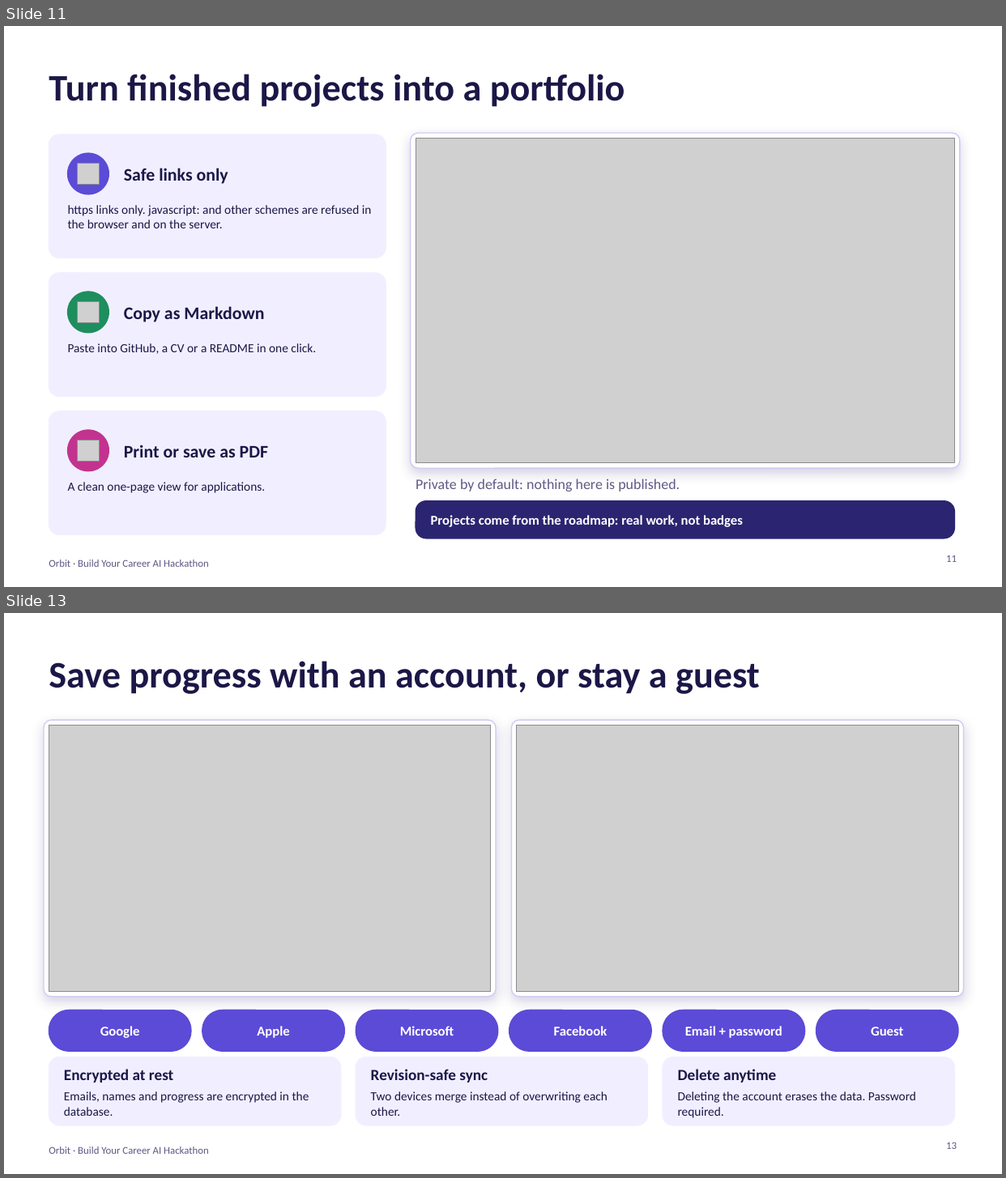
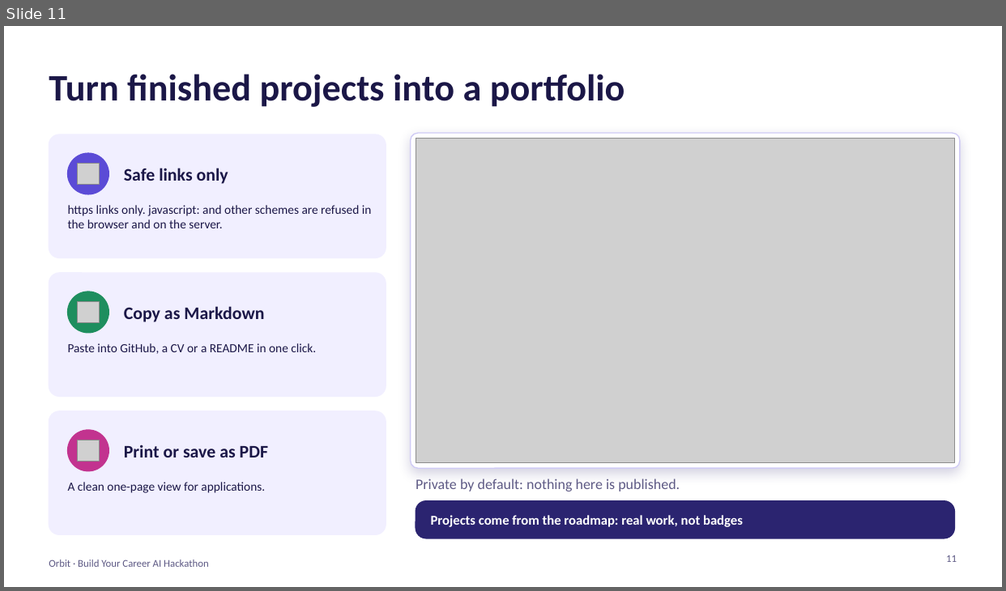
Before and after one commit to 111Reihan/AI-Powered-Career-Development-Hackathon, a slide deck: docs/Orbit-pitch-deck-v2.pptx. Shown one above the other, each under a label of ours: slides 11 and 13 before the commit, slide 11 after it; the slides between them are not shown. The pictures are 1006x1178 and 1006x591 pixels, drawn with LibreOffice and Linux fonts; fonts in the diff are those of the drawing; grey boxes stand for pictures. Boxes give left, top, right and bottom in pixels: in the first picture for what was removed or moved away, otherwise in the second. Text is boxed around its words. In the diff, an @@ line names an element or a change of style, - is before the commit and + after.

```diff
--- a/docs/Orbit-pitch-deck-v2.pptx
+++ b/docs/Orbit-pitch-deck-v2.pptx
@@ slide 13 removed at (4,613,1002,1174), background #FFFFFF; not listed: 1 template element that a slide beside it also shows @@
@@ text removed at (49,661,760,694) @@
-Save progress with an account, or stay a guest
@@ rounded rectangle removed at (44,720,496,997) @@
@@ picture removed at (49,726,491,992) @@
@@ rounded rectangle removed at (512,720,964,997) @@
@@ picture removed at (517,726,958,992) @@
@@ rounded rectangle removed at (49,1011,191,1052) @@
@@ rounded rectangle removed at (202,1011,345,1052) @@
@@ rounded rectangle removed at (356,1011,498,1052) @@
@@ rounded rectangle removed at (509,1011,651,1052) @@
@@ rounded rectangle removed at (663,1011,805,1052) @@
@@ rounded rectangle removed at (816,1011,958,1052) @@
@@ text removed at (100,1026,140,1038) @@
-Google
@@ text removed at (257,1026,289,1038) @@
-Apple
@@ text removed at (400,1026,454,1036) @@
-Microsoft
@@ text removed at (554,1026,607,1036) @@
-Facebook
@@ text removed at (685,1026,782,1038) @@
-Email + password
@@ text removed at (871,1027,903,1036) @@
-Guest
@@ rounded rectangle removed at (49,1058,341,1126) @@
@@ text removed at (64,1069,173,1083) @@
-Encrypted at rest
@@ rounded rectangle removed at (356,1058,648,1126) @@
@@ text removed at (371,1069,488,1083) @@
-Revision-safe sync
@@ rounded rectangle removed at (663,1058,955,1126) @@
@@ text removed at (678,1069,776,1083) @@
-Delete anytime
@@ text removed at (64,1092,309,1116) @@
-Emails, names and progress are encrypted in the database.
@@ text removed at (371,1092,607,1116) @@
-Two devices merge instead of overwriting each other.
@@ text removed at (678,1092,916,1118) @@
-Deleting the account erases the data. Password required.
@@ page number removed at (946,1142,957,1149) @@
-13
```
Also in this commit, not shown: 7 slides changed, 1 slide added, 21 other files.
